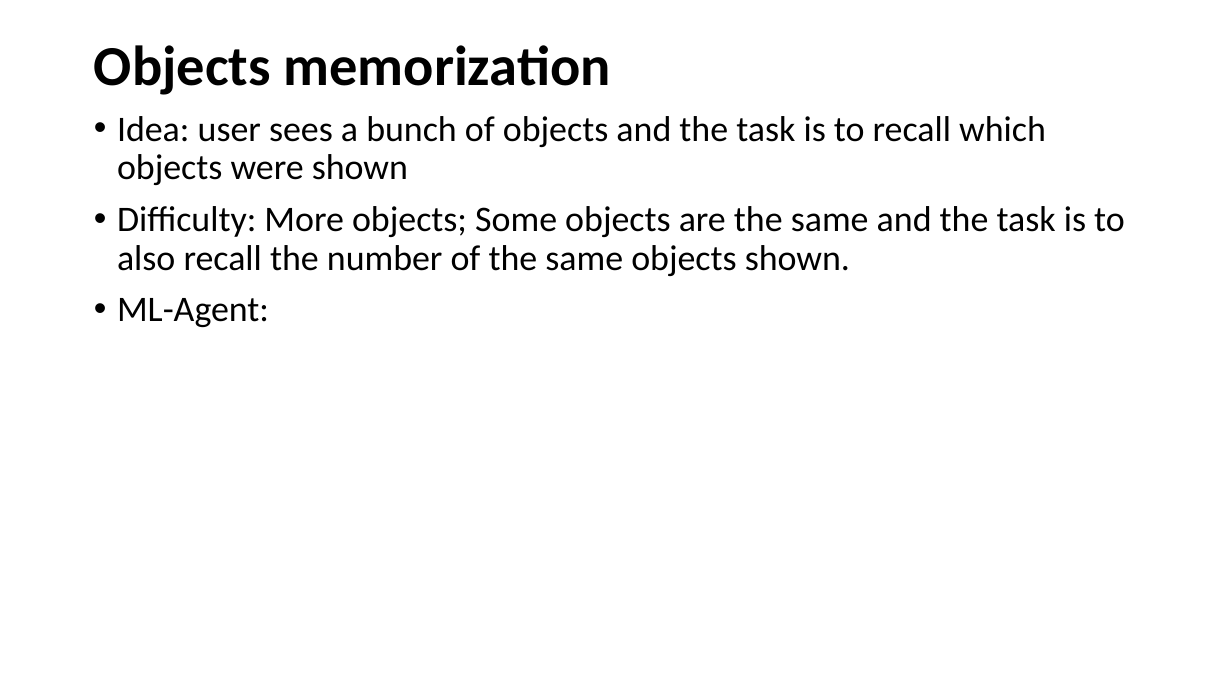
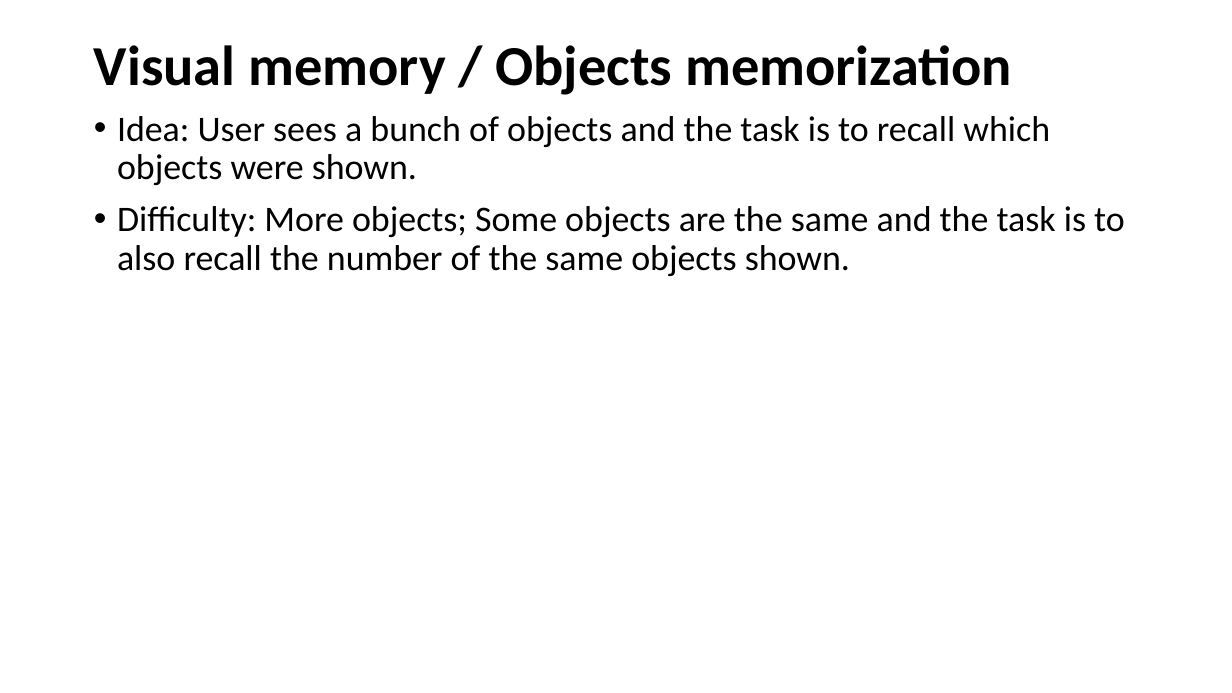
Before and after one commit to ztsv-av/xr_ml, a slide deck: slide 14 of vr_ideas.pptx. Drawn at 1232x693 pixels with LibreOffice and Linux fonts; fonts in the diff are those of the drawing. Boxes give left, top, right and bottom in pixels: in the first picture for what was removed or moved away, otherwise in the second. Text is boxed around its words. In the diff, an @@ line names an element or a change of style, - is before the commit and + after.

```diff
--- a/vr_ideas.pptx
+++ b/vr_ideas.pptx
@@ title at (94,45,1012,95): text changed @@
-Objects memorization
+Visual memory / Objects memorization
@@ text at (117,116,1050,185): text changed @@
-• Idea: user sees a bunch of objects and the task is to recall which objects were shown
+• Idea: User sees a bunch of objects and the task is to recall which objects were shown.
@@ text at (117,298,269,327): paragraph removed @@
-• ML-Agent:
```
Also in this commit, not shown: 9 other slides changed, 1 slide removed.
